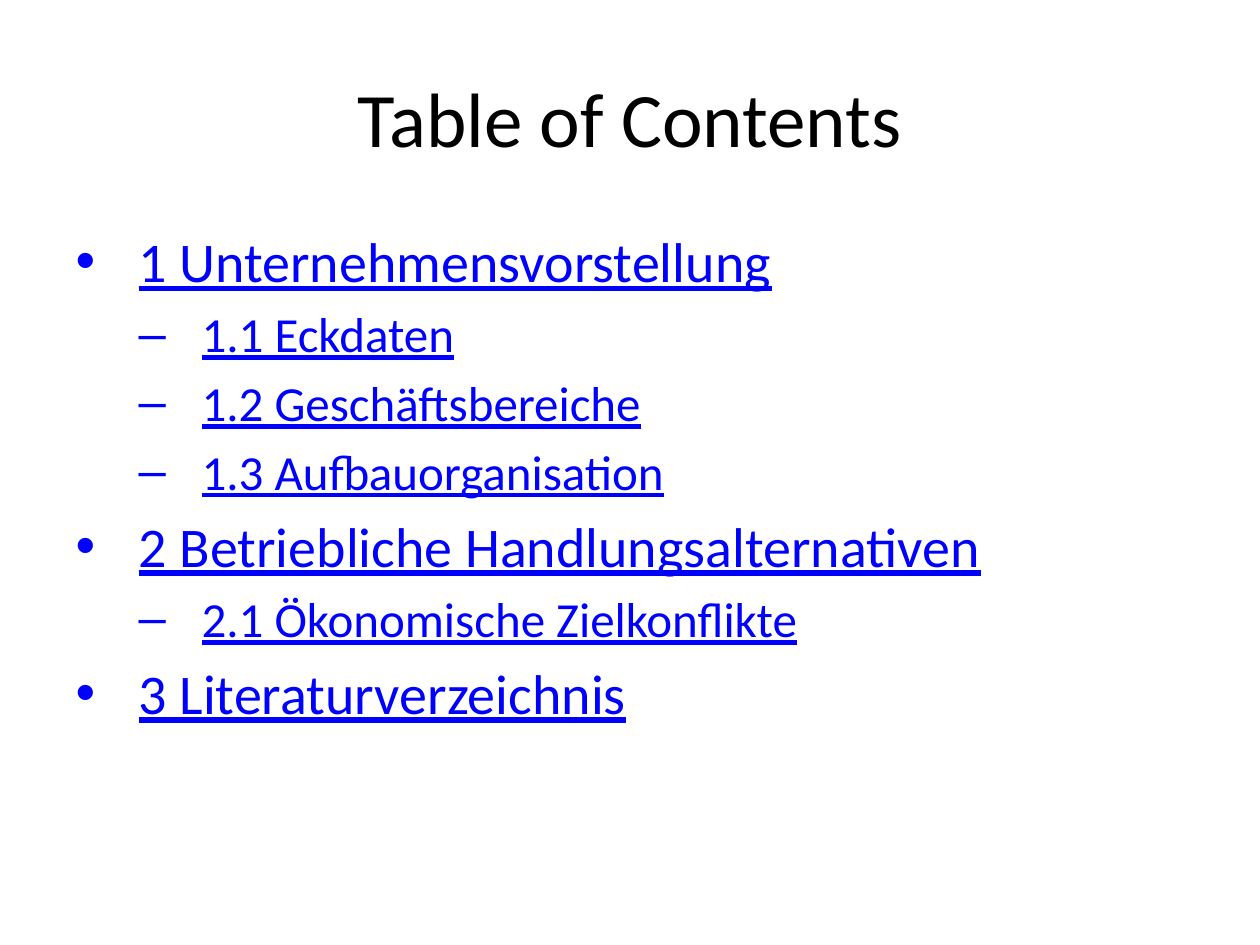
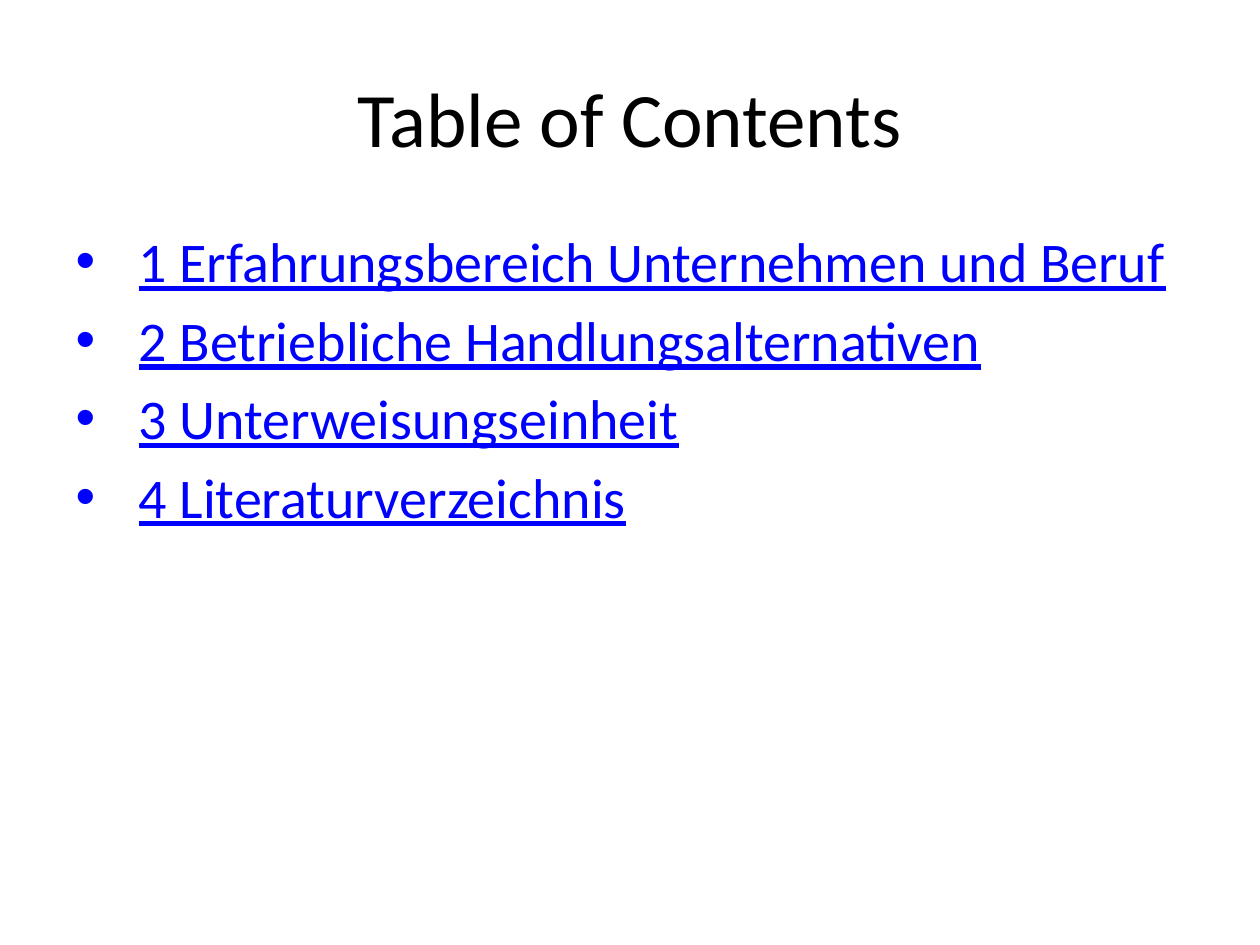
Before and after one commit to roman91DE/wipaed, a slide deck: slide 2 of praktikum/praesentation/praesentation.pptx. Drawn at 1260x945 pixels with LibreOffice and Linux fonts; fonts in the diff are those of the drawing. Boxes give left, top, right and bottom in pixels: in the first picture for what was removed or moved away, otherwise in the second. Text is boxed around its words. In the diff, an @@ line names an element or a change of style, - is before the commit and + after.

```diff
--- a/praktikum/praesentation/praesentation.pptx
+++ b/praktikum/praesentation/praesentation.pptx
@@ text at <box>139,243,1164,292</box>: text changed; size 28 to 32 pt @@
-• 1 Unternehmensvorstellung
-  – 1.1 Eckdaten
-  – 1.2 Geschäftsbereiche
-  – 1.3 Aufbauorganisation
+• 1 Erfahrungsbereich Unternehmen und Beruf
@@ text at <box>139,400,679,526</box>: text changed; size 28 to 32 pt @@
-  – 2.1 Ökonomische Zielkonflikte
-• 3 Literaturverzeichnis
+• 3 Unterweisungseinheit
+• 4 Literaturverzeichnis
```
Also in this commit, not shown: 2 other slides changed, 12 slides added, 3 slides removed, 4 other files.
